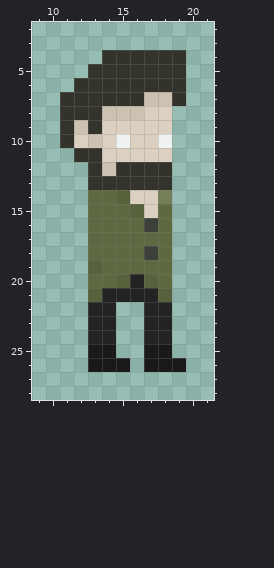
Pixel-art sprite, stored at Assets/Sprites/Character2.png. The first picture shows the starting point.
The file is 32x32 pixels. Colours within 5 levels of each other are drawn and written as one. Shown: x 9..21, y 2..28.
The result:
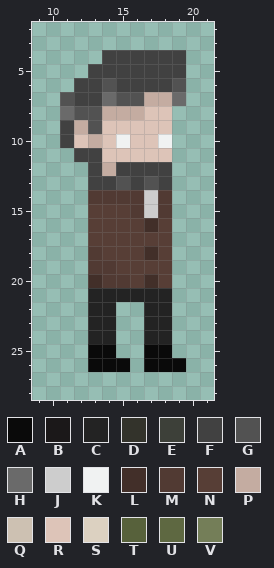
Palette (. is transparent): A #0a0a0a  B #1b1819  C #232323  D #33332b  E #3d4039  F #414141  G #525252  H #6a6a6a  J #cdcdcd  K #f0f2f2  L #422f29  M #513a33  N #573e36  P #c4aca1  Q #cdc1b2  R #ddc4b8  S #dcd1c1  T #57613b  U #5e6841  V #747e58
Commit message: Jak ostatnio.
The edit:
@@ x 9..21 @@
  3 .............
- 4 .....DDDDDD..
- 5 ....DDDDDDD..
- 6 ...DDDDDDDD..
- 7 ..DDDDDDQQD..
- 8 ..DDDQQQSS...
- 9 ..DQDSSSSS...
-10 ..DSQSKSSK...
-11 ...DDSSSSS...
-12 ....DQDDDD...
-13 ....DDDDDD...
-14 ....UUTSSV...
-15 ....UUUTSU...
-16 ....UUUUEU...
-17 ....UUUUUU...
-18 ....UUUUEU...
-19 ....TUUUUU...
-20 ....UUTCTU...
-21 ....TCCCCT...
+ 4 .....FFFFFF..
+ 5 ....FFFFFFF..
+ 6 ...FFGFFFFG..
+ 7 ..GFFHGGPPH..
+ 8 ..HGGPPPRR...
+ 9 ..FPGRRRRR...
+10 ..FRPRKRRK...
+11 ...FFRRRRR...
+12 ....FPFFFF...
+13 ....FFGFGF...
+14 ....MMMMJM...
+15 ....NNNMJM...
+16 ....NNNNLN...
+17 ....NNNNNN...
+18 ....MNNNLN...
+19 ....MMNNNN...
+20 ....LMMNLN...
+21 ....CCCCCC...
 22 ....CC..CC...
@@ x 9..21 @@
 24 ....CC..CC...
-25 ....BB..BB...
-26 ....BBB.BBB..
+25 ....AA..AA...
+26 ....AAA.AAA..
 27 .............
